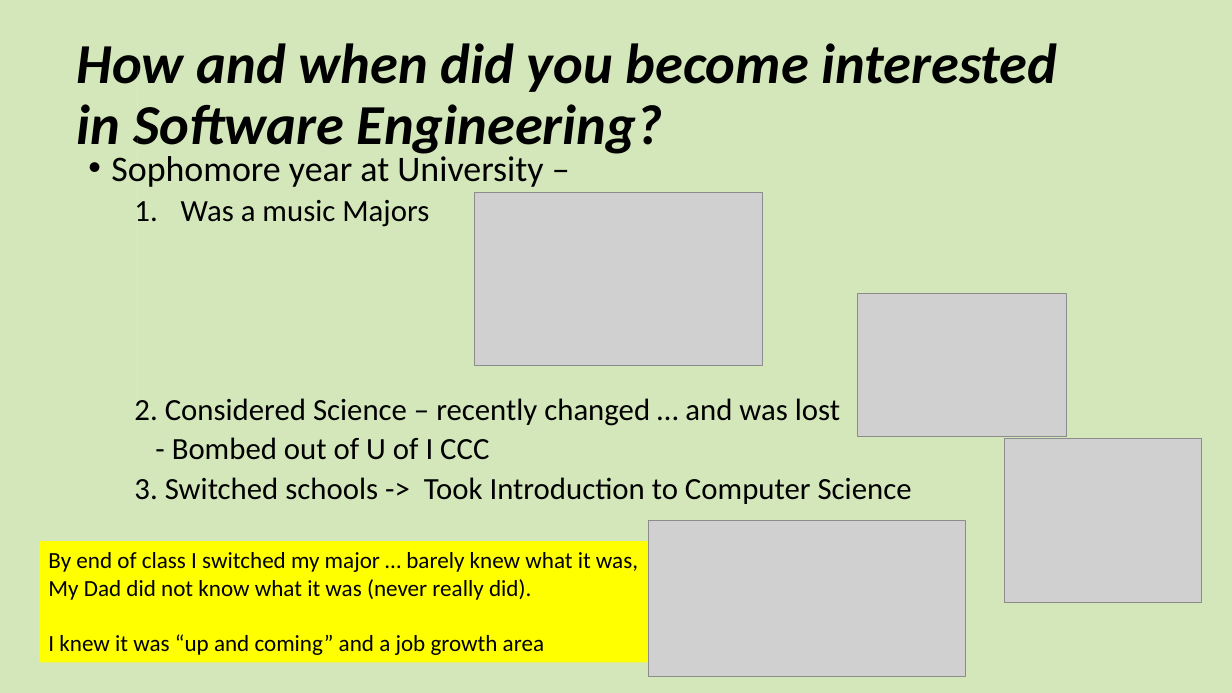
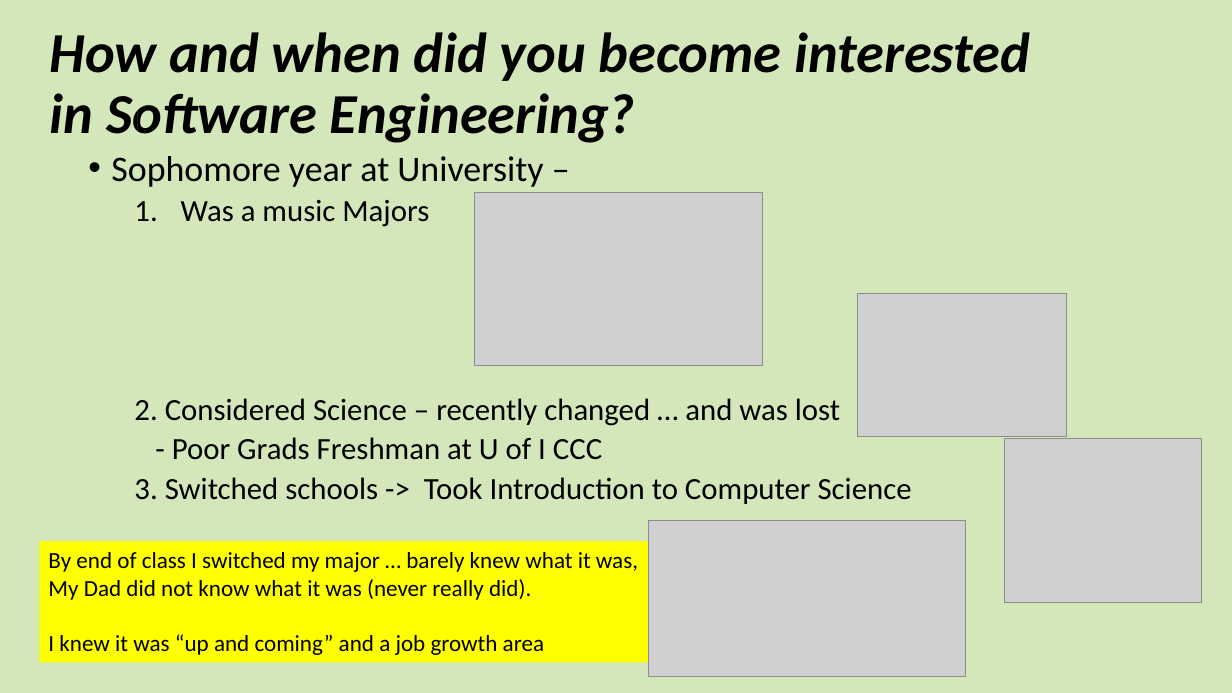
Before and after one commit to dlash02/SEJobTalk, a slide deck: slide 4 of SoftwareEngineeringV2.pptx. Drawn at 1232x693 pixels with LibreOffice and Linux fonts; fonts in the diff are those of the drawing; grey boxes stand for pictures. Boxes give left, top, right and bottom in pixels: in the first picture for what was removed or moved away, otherwise in the second. Text is boxed around its words. In the diff, an @@ line names an element or a change of style, - is before the commit and + after.

```diff
--- a/SoftwareEngineeringV2.pptx
+++ b/SoftwareEngineeringV2.pptx
@@ title "How and when did you ..." rewrapped from (77,43,1058,158) to (50,32,1030,143) @@
@@ text at (172,437,602,460): text changed @@
-  - Bombed out of U of I CCC
+  - Poor Grads Freshman at U of I CCC
```
Also in this commit, not shown: 4 other slides changed.
